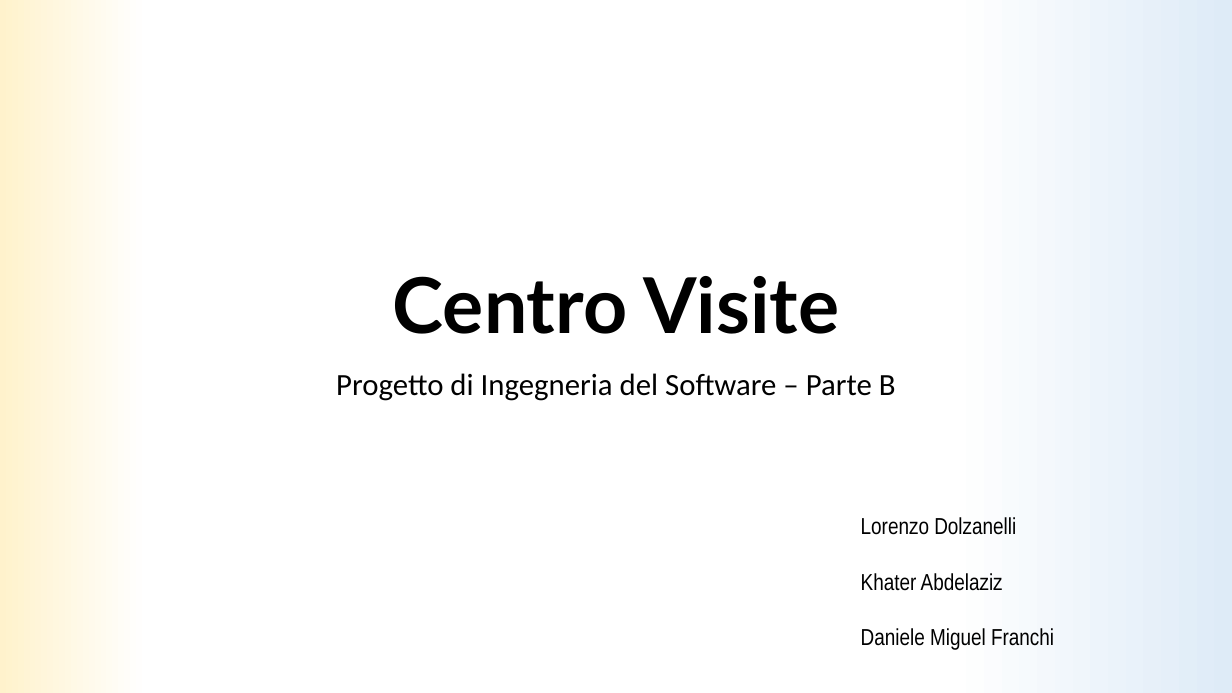
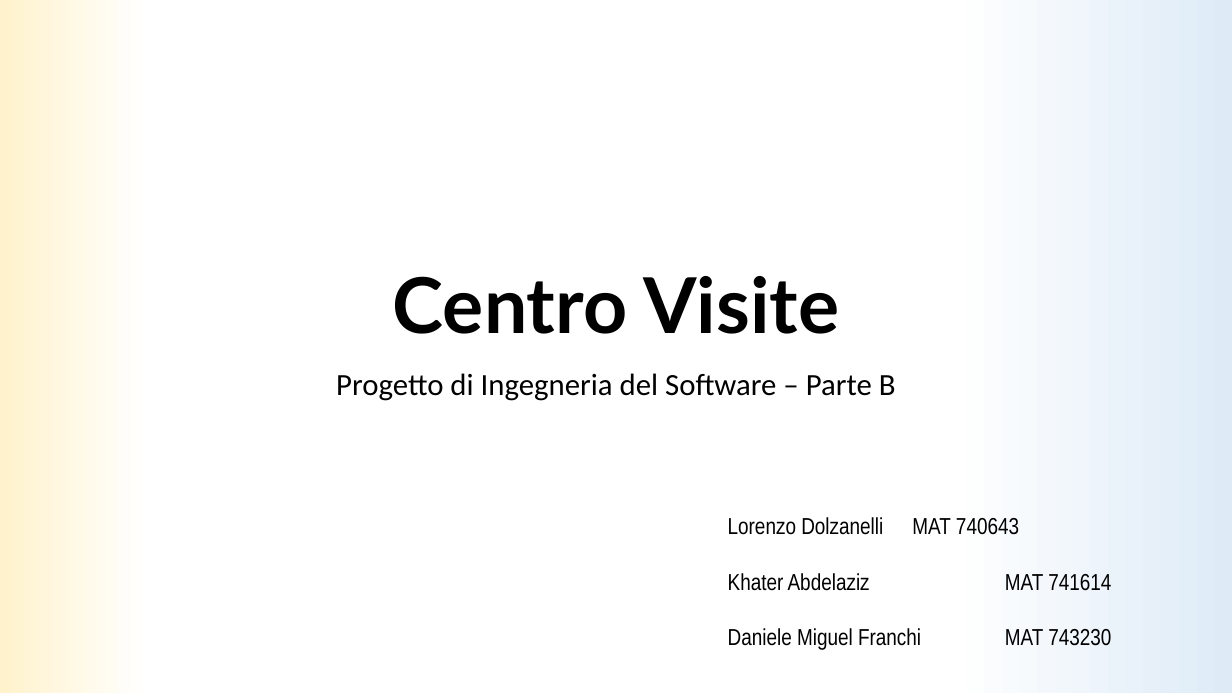
Before and after one commit to LDolzanelli/progettoIngegneria, a slide deck: slide 1 of doc/Presentazione/Presentazione_ingsw_parteB.pptx. Drawn at 1232x693 pixels with LibreOffice and Linux fonts; fonts in the diff are those of the drawing. Boxes give left, top, right and bottom in pixels: in the first picture for what was removed or moved away, otherwise in the second. Text is boxed around its words. In the diff, an @@ line names an element or a change of style, - is before the commit and + after.

```diff
--- a/doc/Presentazione/Presentazione_ingsw_parteB.pptx
+++ b/doc/Presentazione/Presentazione_ingsw_parteB.pptx
@@ text at [728, 517, 1111, 650]: text changed @@
-Lorenzo Dolzanelli
-Khater Abdelaziz
-Daniele Miguel Franchi
+Lorenzo Dolzanelli MAT 740643
+Khater Abdelaziz MAT 741614
+Daniele Miguel Franchi MAT 743230
```
Also in this commit, not shown: 3 other slides changed, 4 slides added, 1 slide removed, 15 other files.
